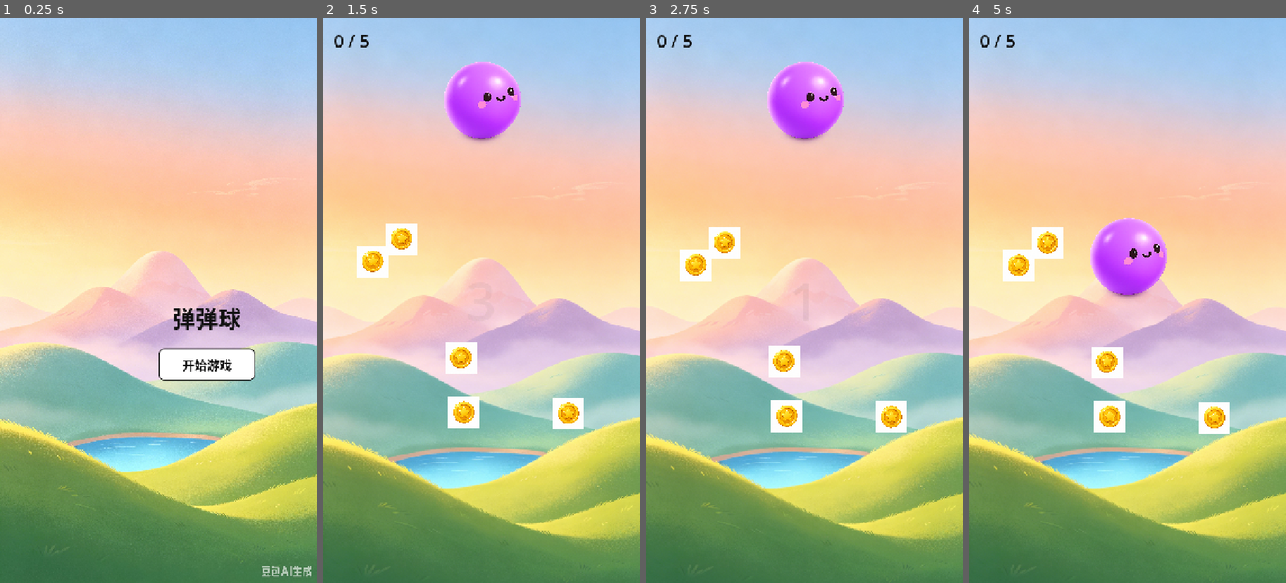
Above: before the commit, frames 1-4 (left to right).
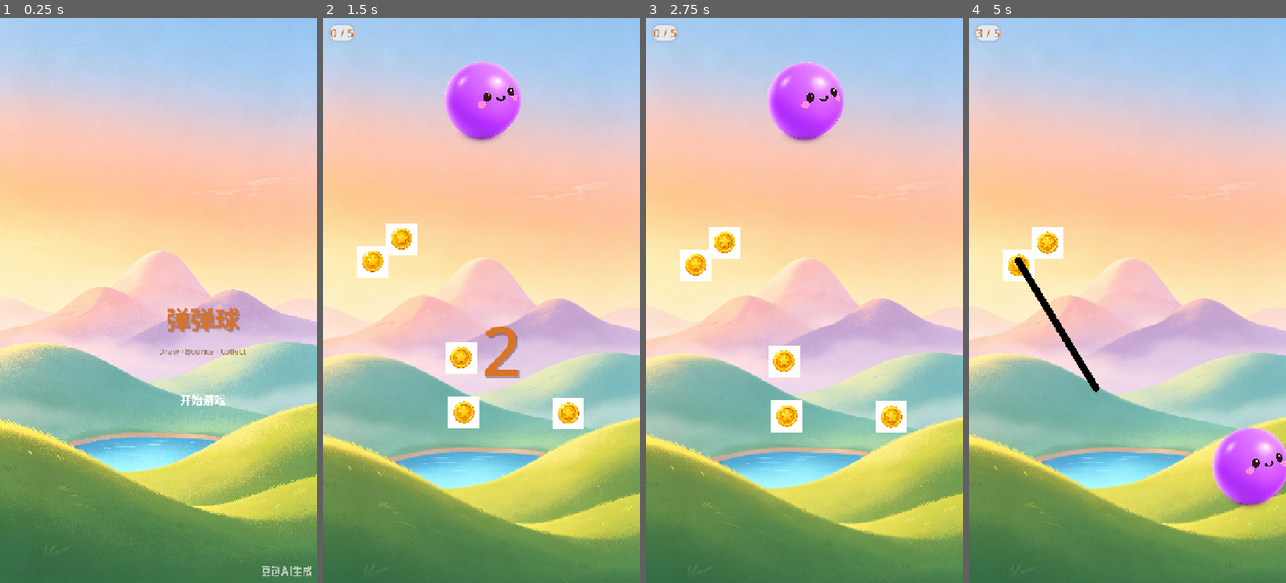
Above: after the commit, the same moments.

Repository: day-dreamer-11/bounce-line-
Game: Godot game, scene res://scenes/TrailDemo.tscn
Two runs of this game, one before a commit and one after it. Both use one fixed random seed, a clock stepped at 60 frames per second and the inputs below.
Inputs (mouse positions are in pixels of both pictures, inside the frame that each line leads up to):
- Up to frame 1 (0.25 s): no input
- Up to frame 2 (1.5 s): click "开始游戏" at 0.5 s; tap Enter at 1.25 s; move the mouse to (551, 272) at 1.27 s; click (551, 272) at 1.42 s
- Up to frame 3 (2.75 s): drag from (741, 328) to (890, 419) at 2.02 s
- Up to frame 4 (5 s): move the mouse to (1159, 176) at 2.77 s; click (1159, 176) at 2.92 s; drag from (1111, 413) to (1019, 260) at 3.52 s; move the mouse to (1222, 385) at 4.27 s; click (1222, 385) at 4.42 s

The runs differ from the first frame. In frame 1, 2.8% of the frame differs, in the area x 50-81%, y 51-69%; in frame 2, 0.8%; in frame 3, 0.4%; in frame 4, 7.8%, in the area x 2-100%, y 1-87%.

Commit message:
feat: Typography overhaul — shadow text, warm color palette, styled buttons
- All titles use layered shadow labels for depth
- Warm orange-brown color scheme to match background
- Buttons: rounded corners, gradient hover, press animation
- Countdown: large shadow numbers with scale animation
- Victory: stars, score, shadow title
- HUD: rounded card with warm color

Co-Authored-By: Claude Opus 4.7 <noreply@anthropic.com>

Diff:
--- a/scripts/coin_container.gd
+++ b/scripts/coin_container.gd
@@ -22,17 +22,30 @@
 	canvas.name = "CoinUI"
 	add_child(canvas)
 
+	var card := PanelContainer.new()
+	card.position = Vector2(16, 16)
+
+	var card_style := StyleBoxFlat.new()
+	card_style.bg_color = Color(1.0, 1.0, 1.0, 0.7)
+	card_style.corner_radius_top_left = 16
+	card_style.corner_radius_top_right = 16
+	card_style.corner_radius_bottom_left = 16
+	card_style.corner_radius_bottom_right = 16
+	card_style.shadow_size = 6
+	card_style.shadow_color = Color(0, 0, 0, 0.1)
+	card.add_theme_stylebox_override("panel", card_style)
+
 	_label = Label.new()
 	_label.text = "0 / %d" % COIN_COUNT
-	_label.add_theme_font_size_override("font_size", 40)
-	_label.add_theme_color_override("font_color", Color(0.0667, 0.0667, 0.0667))
-	_label.position = Vector2(24, 24)
-	canvas.add_child(_label)
+	_label.add_theme_font_size_override("font_size", 26)
+	_label.add_theme_color_override("font_color", Color(0.85, 0.45, 0.15))
+	card.add_child(_label)
+	canvas.add_child(card)
 
 
 func _spawn_coins() -> void:
 	var bounds := Vector2(720, 1280)
-	var ball_pos := Vector2(360, 100)
+	var ball_pos := Vector2(360, 130)
 	var placed: Array[Vector2] = []
 
 	for _i in COIN_COUNT:
@@ -70,6 +83,11 @@
 func _on_coin_collected() -> void:
 	_collected += 1
 	_label.text = "%d / %d" % [_collected, COIN_COUNT]
+
+	var tw := create_tween()
+	tw.tween_property(_label, "scale", Vector2(1.3, 1.3), 0.1).set_ease(Tween.EASE_OUT).set_trans(Tween.TRANS_BACK)
+	tw.tween_property(_label, "scale", Vector2(1.0, 1.0), 0.25).set_ease(Tween.EASE_OUT)
+
 	if _collected >= COIN_COUNT:
 		get_tree().create_timer(0.7).timeout.connect(_show_victory)
 
@@ -82,41 +100,46 @@
 	canvas.process_mode = Node.PROCESS_MODE_ALWAYS
 	add_child(canvas)
 
-	_show_overlay_bg(canvas)
+	# Overlay background
+	var tex := load("res://assets/ui_overlay.png")
+	if tex:
+		var bg := TextureRect.new()
+		bg.texture = tex
+		bg.expand_mode = TextureRect.EXPAND_IGNORE_SIZE
+		bg.stretch_mode = TextureRect.STRETCH_SCALE
+		bg.set_anchors_preset(Control.PRESET_FULL_RECT)
+		canvas.add_child(bg)
 
 	var vbox := VBoxContainer.new()
 	vbox.set_anchors_preset(Control.PRESET_CENTER)
 	vbox.alignment = BoxContainer.ALIGNMENT_CENTER
-	vbox.add_theme_constant_override("separation", 28)
+	vbox.add_theme_constant_override("separation", 24)
 	canvas.add_child(vbox)
 
-	var label := Label.new()
-	label.text = "胜利"
-	label.horizontal_alignment = HORIZONTAL_ALIGNMENT_CENTER
-	label.add_theme_font_size_override("font_size", 48)
-	label.add_theme_color_override("font_color", Color(0.0667, 0.0667, 0.0667))
-	vbox.add_child(label)
-
-	var btn := Button.new()
-	btn.text = "再来一次"
-	btn.flat = false
-	btn.add_theme_font_size_override("font_size", 24)
-	btn.add_theme_color_override("font_color", Color(0.0667, 0.0667, 0.0667))
-	btn.custom_minimum_size = Vector2(200, 60)
-
-	var style := StyleBoxFlat.new()
-	style.bg_color = Color(1.0, 1.0, 1.0, 1.0)
-	style.border_width_left = 2
-	style.border_width_right = 2
-	style.border_width_top = 2
-	style.border_width_bottom = 2
-	style.border_color = Color(0.0667, 0.0667, 0.0667)
-	style.corner_radius_top_left = 12
-	style.corner_radius_top_right = 12
-	style.corner_radius_bottom_left = 12
-	style.corner_radius_bottom_right = 12
-	btn.add_theme_stylebox_override("normal", style)
-
+	# Title with shadow
+	vbox.add_child(_make_shadow_label("胜利!", 52, Color(0.85, 0.45, 0.15), Color(0, 0, 0, 0.25)))
+
+	# Score
+	var score := Label.new()
+	score.text = "%d / %d" % [_collected, COIN_COUNT]
+	score.horizontal_alignment = HORIZONTAL_ALIGNMENT_CENTER
+	score.add_theme_font_size_override("font_size", 28)
+	score.add_theme_color_override("font_color", Color(0.55, 0.35, 0.2))
+	vbox.add_child(score)
+
+	# Stars
+	var stars := Label.new()
+	stars.text = "★★★★★"
+	stars.horizontal_alignment = HORIZONTAL_ALIGNMENT_CENTER
+	stars.add_theme_font_size_override("font_size", 32)
+	stars.add_theme_color_override("font_color", Color(1.0, 0.65, 0.15))
+	vbox.add_child(stars)
+
+	var spacer := Control.new()
+	spacer.custom_minimum_size = Vector2(0, 8)
+	vbox.add_child(spacer)
+
+	var btn := _make_styled_button("再来一次", 200, 60)
 	btn.pressed.connect(func():
 		get_tree().paused = false
 		get_tree().reload_current_scene()
@@ -124,13 +147,63 @@
 	vbox.add_child(btn)
 
 
-func _show_overlay_bg(canvas: CanvasLayer) -> void:
-	var tex := load("res://assets/ui_overlay.png")
-	if not tex:
-		return
-	var bg := TextureRect.new()
-	bg.texture = tex
-	bg.expand_mode = TextureRect.EXPAND_IGNORE_SIZE
-	bg.stretch_mode = TextureRect.STRETCH_SCALE
-	bg.set_anchors_preset(Control.PRESET_FULL_RECT)
-	canvas.add_child(bg)
+func _make_shadow_label(text: String, font_size: int, main_color: Color, shadow_color: Color) -> Control:
+	var ctrl := Control.new()
+	ctrl.custom_minimum_size = Vector2(0, font_size * 1.4)
+
+	var shadow := Label.new()
+	shadow.text = text
+	shadow.horizontal_alignment = HORIZONTAL_ALIGNMENT_CENTER
+	shadow.vertical_alignment = VERTICAL_ALIGNMENT_CENTER
+	shadow.add_theme_font_size_override("font_size", font_size)
+	shadow.add_theme_color_override("font_color", shadow_color)
+	shadow.set_anchors_preset(Control.PRESET_FULL_RECT)
+	shadow.position = Vector2(3, 3)
+	ctrl.add_child(shadow)
+
+	var main := Label.new()
+	main.text = text
+	main.horizontal_alignment = HORIZONTAL_ALIGNMENT_CENTER
+	main.vertical_alignment = VERTICAL_ALIGNMENT_CENTER
+	main.add_theme_font_size_override("font_size", font_size)
+	main.add_theme_color_override("font_color", main_color)
+	main.set_anchors_preset(Control.PRESET_FULL_RECT)
+	ctrl.add_child(main)
+
+	return ctrl
+
+
+func _make_styled_button(text: String, w: float, h: float) -> Button:
+	var btn := Button.new()
+	btn.text = text
+	btn.flat = true
+	btn.add_theme_font_size_override("font_size", 24)
+	btn.add_theme_color_override("font_color", Color.WHITE)
+	btn.custom_minimum_size = Vector2(w, h)
+
+	var normal := StyleBoxFlat.new()
+	normal.bg_color = Color(0.85, 0.45, 0.15)
+	normal.corner_radius_top_left = 18
+	normal.corner_radius_top_right = 18
+	normal.corner_radius_bottom_left = 18
+	normal.corner_radius_bottom_right = 18
+	normal.shadow_size = 6
+	normal.shadow_color = Color(0.6, 0.3, 0.1, 0.4)
+	btn.add_theme_stylebox_override("normal", normal)
+
+	var hover := normal.duplicate()
+	hover.bg_color = Color(0.95, 0.55, 0.2)
+	btn.add_theme_stylebox_override("hover", hover)
+
+	var pressed := normal.duplicate()
+	pressed.bg_color = Color(0.7, 0.35, 0.1)
+	pressed.shadow_size = 2
+	btn.add_theme_stylebox_override("pressed", pressed)
+
+	btn.pressed.connect(func():
+		var tw := create_tween()
+		tw.tween_property(btn, "scale", Vector2(0.93, 0.93), 0.06)
+		tw.tween_property(btn, "scale", Vector2(1.0, 1.0), 0.2).set_ease(Tween.EASE_OUT).set_trans(Tween.TRANS_BACK)
+	)
+
+	return btn
--- a/scripts/trail_system.gd
+++ b/scripts/trail_system.gd
@@ -50,30 +50,73 @@
 	canvas.add_child(bg)
 
 
+## Create a title label with shadow effect (layered labels)
+func _make_shadow_label(text: String, font_size: int, main_color: Color, shadow_color: Color) -> Control:
+	var ctrl := Control.new()
+	ctrl.custom_minimum_size = Vector2(0, font_size * 1.4)
+
+	var shadow := Label.new()
+	shadow.text = text
+	shadow.horizontal_alignment = HORIZONTAL_ALIGNMENT_CENTER
+	shadow.vertical_alignment = VERTICAL_ALIGNMENT_CENTER
+	shadow.add_theme_font_size_override("font_size", font_size)
+	shadow.add_theme_color_override("font_color", shadow_color)
+	shadow.set_anchors_preset(Control.PRESET_FULL_RECT)
+	shadow.position = Vector2(3, 3)
+	ctrl.add_child(shadow)
+
+	var main := Label.new()
+	main.text = text
+	main.horizontal_alignment = HORIZONTAL_ALIGNMENT_CENTER
+	main.vertical_alignment = VERTICAL_ALIGNMENT_CENTER
+	main.add_theme_font_size_override("font_size", font_size)
+	main.add_theme_color_override("font_color", main_color)
+	main.set_anchors_preset(Control.PRESET_FULL_RECT)
+	ctrl.add_child(main)
+
+	return ctrl
+
+
 func _make_button(text: String, font_size: int, w: float, h: float) -> Button:
 	var btn := Button.new()
 	btn.text = text
-	btn.flat = false
+	btn.flat = true
 	btn.add_theme_font_size_override("font_size", font_size)
-	btn.add_theme_color_override("font_color", Color(0.0667, 0.0667, 0.0667))
+	btn.add_theme_color_override("font_color", Color.WHITE)
 	btn.custom_minimum_size = Vector2(w, h)
 
-	var style := StyleBoxFlat.new()
-	style.bg_color = Color(1.0, 1.0, 1.0, 1.0)
-	style.border_width_left = 2
-	style.border_width_right = 2
-	style.border_width_top = 2
-	style.border_width_bottom = 2
-	style.border_color = Color(0.0667, 0.0667, 0.0667)
-	style.corner_radius_top_left = 12
-	style.corner_radius_top_right = 12
-	style.corner_radius_bottom_left = 12
-	style.corner_radius_bottom_right = 12
-	btn.add_theme_stylebox_override("normal", style)
-
-	var hover := style.duplicate()
-	hover.bg_color = Color(0.95, 0.95, 0.95)
+	var normal := StyleBoxFlat.new()
+	normal.bg_color = Color(0.85, 0.45, 0.15)  # warm orange-brown
+	normal.corner_radius_top_left = 18
+	normal.corner_radius_top_right = 18
+	normal.corner_radius_bottom_left = 18
+	normal.corner_radius_bottom_right = 18
+	normal.shadow_size = 6
+	normal.shadow_color = Color(0.6, 0.3, 0.1, 0.4)
+	btn.add_theme_stylebox_override("normal", normal)
+
+	var hover := normal.duplicate()
+	hover.bg_color = Color(0.95, 0.55, 0.2)
 	btn.add_theme_stylebox_override("hover", hover)
+
+	var pressed := normal.duplicate()
+	pressed.bg_color = Color(0.7, 0.35, 0.1)
+	pressed.shadow_size = 2
+	btn.add_theme_stylebox_override("pressed", pressed)
+
+	btn.mouse_entered.connect(func():
+		var tw := create_tween()
+		tw.tween_property(btn, "scale", Vector2(1.05, 1.05), 0.1).set_ease(Tween.EASE_OUT)
+	)
+	btn.mouse_exited.connect(func():
+		var tw := create_tween()
+		tw.tween_property(btn, "scale", Vector2(1.0, 1.0), 0.1)
+	)
+	btn.pressed.connect(func():
+		var tw := create_tween()
+		tw.tween_property(btn, "scale", Vector2(0.93, 0.93), 0.06)
+		tw.tween_property(btn, "scale", Vector2(1.0, 1.0), 0.2).set_ease(Tween.EASE_OUT).set_trans(Tween.TRANS_BACK)
+	)
 
 	return btn
 
@@ -88,17 +131,23 @@
 	var vbox := VBoxContainer.new()
 	vbox.set_anchors_preset(Control.PRESET_CENTER)
 	vbox.alignment = BoxContainer.ALIGNMENT_CENTER
-	vbox.add_theme_constant_override("separation", 32)
+	vbox.add_theme_constant_override("separation", 24)
 	canvas.add_child(vbox)
 
-	var title := Label.new()
-	title.text = "弹弹球"
-	title.horizontal_alignment = HORIZONTAL_ALIGNMENT_CENTER
-	title.add_theme_font_size_override("font_size", 52)
-	title.add_theme_color_override("font_color", Color(0.0667, 0.0667, 0.0667))
-	vbox.add_child(title)
-
-	var btn := _make_button("开始游戏", 28, 220, 72)
+	vbox.add_child(_make_shadow_label("弹弹球", 56, Color(0.85, 0.45, 0.15), Color(0, 0, 0, 0.25)))
+
+	var subtitle := Label.new()
+	subtitle.text = "Draw · Bounce · Collect"
+	subtitle.horizontal_alignment = HORIZONTAL_ALIGNMENT_CENTER
+	subtitle.add_theme_font_size_override("font_size", 18)
+	subtitle.add_theme_color_override("font_color", Color(0.55, 0.35, 0.2, 0.7))
+	vbox.add_child(subtitle)
+
+	var spacer := Control.new()
+	spacer.custom_minimum_size = Vector2(0, 16)
+	vbox.add_child(spacer)
+
+	var btn := _make_button("开始游戏", 26, 200, 64)
 	btn.pressed.connect(func():
 		canvas.queue_free()
 		_start_countdown()
@@ -115,18 +164,14 @@
 	cc.name = "Countdown"
 	add_child(cc)
 
-	var label := Label.new()
-	label.horizontal_alignment = HORIZONTAL_ALIGNMENT_CENTER
-	label.vertical_alignment = VERTICAL_ALIGNMENT_CENTER
-	label.add_theme_font_size_override("font_size", 120)
-	label.add_theme_color_override("font_color", Color(0.0667, 0.0667, 0.0667, 0.2))
-	label.set_anchors_preset(Control.PRESET_FULL_RECT)
-	cc.add_child(label)
-
-	_show_count(label, 3, ball, cc)
-
-
-func _show_count(label: Label, n: int, ball: RigidBody2D, canvas: CanvasLayer) -> void:
+	var ctrl := Control.new()
+	ctrl.set_anchors_preset(Control.PRESET_FULL_RECT)
+	cc.add_child(ctrl)
+
+	_show_count(ctrl, 3, ball, cc)
+
+
+func _show_count(ctrl: Control, n: int, ball: RigidBody2D, canvas: CanvasLayer) -> void:
 	if n <= 0:
 		canvas.queue_free()
 		ball.freeze = false
@@ -134,15 +179,24 @@
 		_game_started = true
 		return
 
-	label.text = str(n)
-	label.modulate.a = 0.2
+	for child in ctrl.get_children():
+		child.queue_free()
+
+	var label := _make_shadow_label(str(n), 140, Color(0.85, 0.45, 0.15), Color(0, 0, 0, 0.3))
+	label.set_anchors_preset(Control.PRESET_CENTER)
+	label.modulate.a = 0.0
+	label.scale = Vector2(0.5, 0.5)
+	ctrl.add_child(label)
 
 	var tw := create_tween()
-	tw.tween_property(label, "modulate:a", 0.45, 0.5)
-	tw.tween_property(label, "modulate:a", 0.2, 0.5)
+	tw.set_parallel(true)
+	tw.tween_property(label, "modulate:a", 1.0, 0.15)
+	tw.tween_property(label, "scale", Vector2(1.1, 1.1), 0.3).set_ease(Tween.EASE_OUT).set_trans(Tween.TRANS_BACK)
+	tw.tween_property(label, "scale", Vector2(1.0, 1.0), 0.15).set_delay(0.3)
+	tw.tween_property(label, "modulate:a", 0.0, 0.15).set_delay(0.55)
 	tw.tween_callback(func():
-		_show_count(label, n - 1, ball, canvas)
-	)
+		_show_count(ctrl, n - 1, ball, canvas)
+	).set_delay(0.7)
 
 
 func _create_borders() -> void:
@@ -209,7 +263,7 @@
 func _segment_hits_ball(pos: Vector2, stroke: Node2D) -> bool:
 	var last_pos: Vector2 = stroke.get_last_point()
 	var ball_pos: Vector2 = $Ball.global_position
-	var ball_r: float = 60.0  # slightly larger than visual for feel
+	var ball_r: float = 60.0
 
 	var seg: Vector2 = pos - last_pos
 	var to_ball: Vector2 = ball_pos - last_pos
@@ -238,15 +292,10 @@
 	var vbox := VBoxContainer.new()
 	vbox.set_anchors_preset(Control.PRESET_CENTER)
 	vbox.alignment = BoxContainer.ALIGNMENT_CENTER
-	vbox.add_theme_constant_override("separation", 28)
+	vbox.add_theme_constant_override("separation", 24)
 	canvas.add_child(vbox)
 
-	var label := Label.new()
-	label.text = text
-	label.horizontal_alignment = HORIZONTAL_ALIGNMENT_CENTER
-	label.add_theme_font_size_override("font_size", 48)
-	label.add_theme_color_override("font_color", Color(0.0667, 0.0667, 0.0667))
-	vbox.add_child(label)
+	vbox.add_child(_make_shadow_label(text, 48, Color(0.85, 0.45, 0.15), Color(0, 0, 0, 0.25)))
 
 	var btn := _make_button("再来一次", 24, 200, 60)
 	btn.pressed.connect(func():
